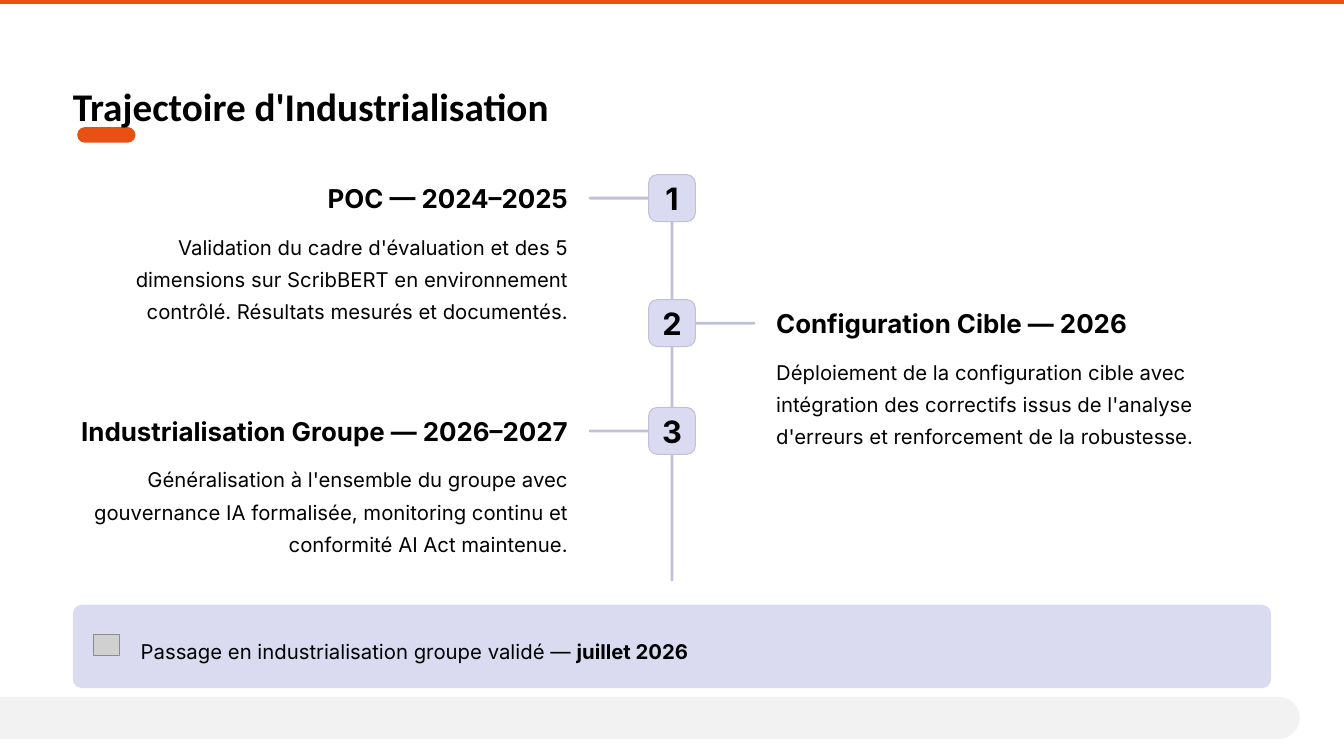
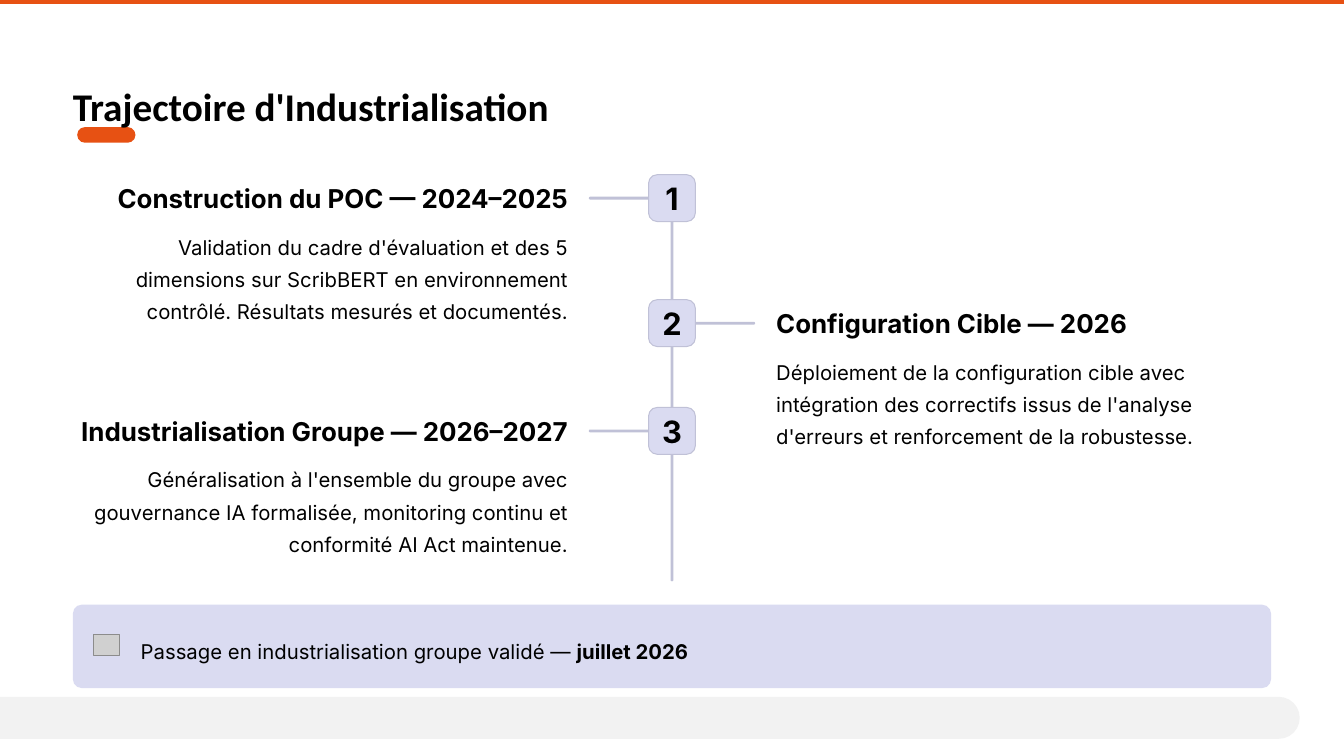
Before and after one commit to AurelienLELEU/memoire, a slide deck: slide 13 of Évaluer la cohérence et la fiabilité d'un système RAG en contexte industriel critique.pptx. Drawn at 1344x756 pixels with LibreOffice and Linux fonts; fonts in the diff are those of the drawing; grey boxes stand for pictures. Boxes give left, top, right and bottom in pixels: in the first picture for what was removed or moved away, otherwise in the second. Text is boxed around its words. In the diff, an @@ line names an element or a change of style, - is before the commit and + after.

```diff
--- a/Évaluer la cohérence et la fiabilité d'un système RAG en contexte industriel critique.pptx
+++ b/Évaluer la cohérence et la fiabilité d'un système RAG en contexte industriel critique.pptx
@@ text at [118,188,568,209]: text changed @@
-POC — 2024–2025
+Construction du POC — 2024–2025
```
Also in this commit, not shown: 1 other slide changed, 1 other file.
